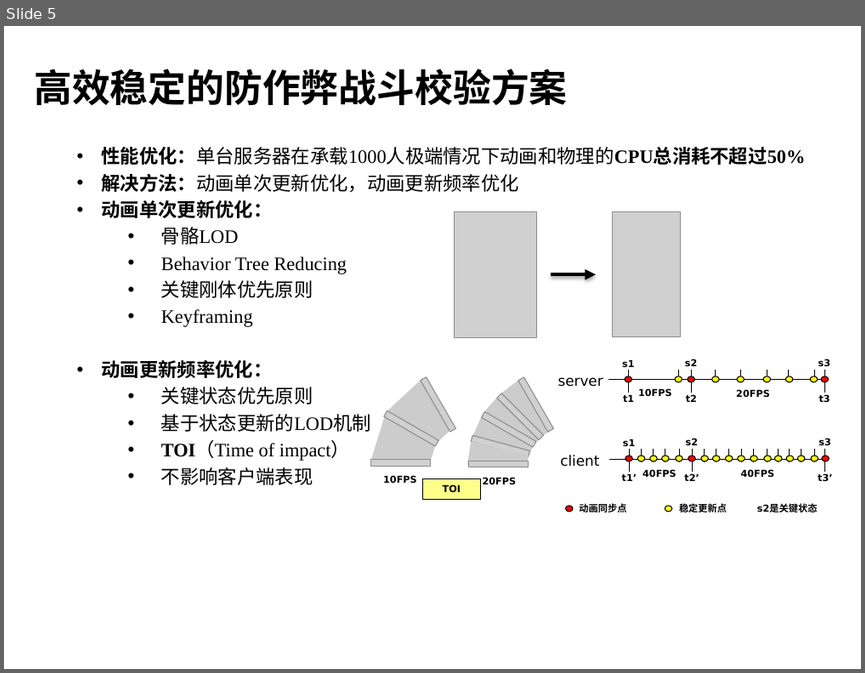
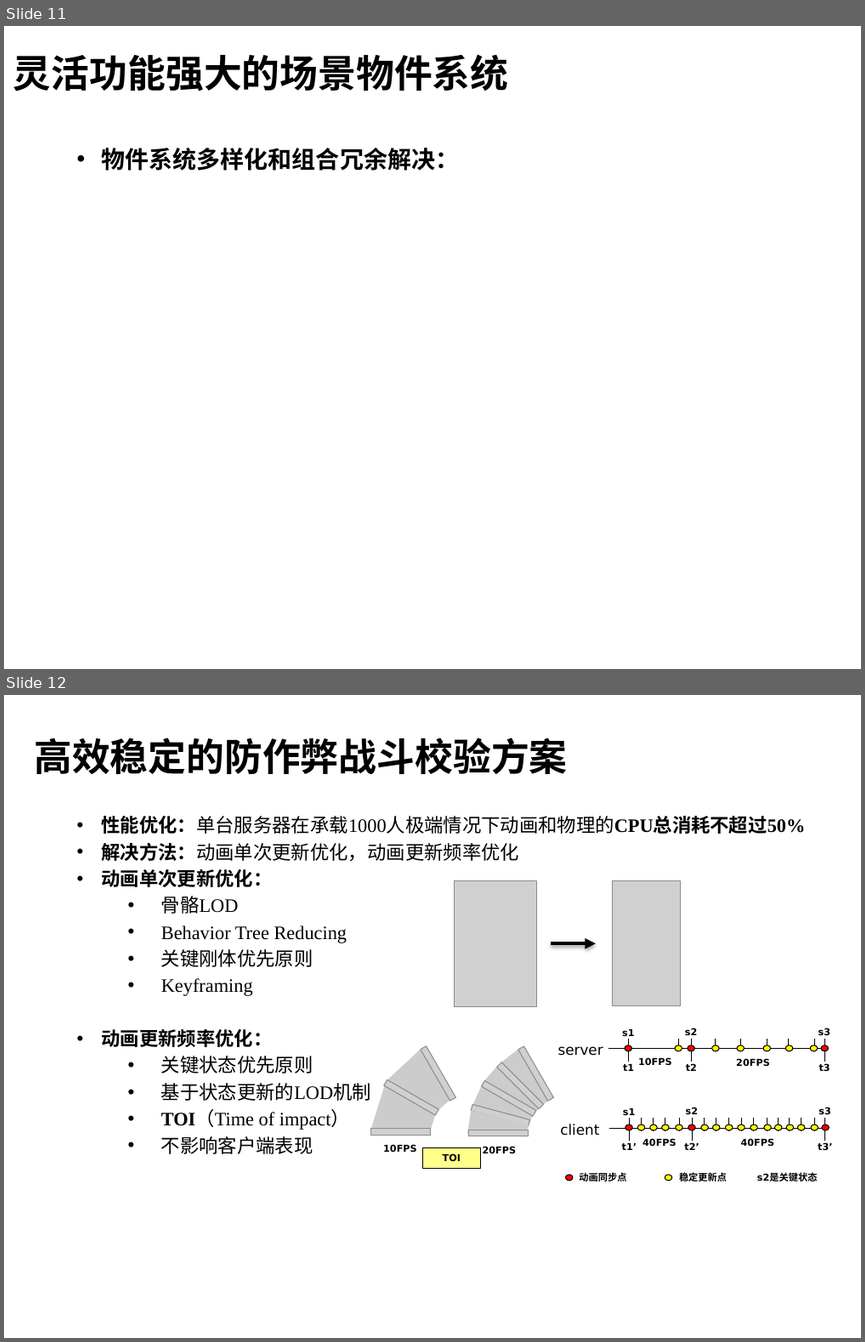
Before and after one commit to henryfung01/StreetFighter, a slide deck: Doc/whitebai.pptx. Shown one above the other, each under a label of ours: slide 5 before the commit, slides 11 and 12 after it. The pictures are 865x673 and 865x1342 pixels, drawn with LibreOffice and Linux fonts; fonts in the diff are those of the drawing; grey boxes stand for pictures; background and template pictures are left out. Boxes give left, top, right and bottom in pixels: in the first picture for what was removed or moved away, otherwise in the second. Text is boxed around its words. In the diff, an @@ line names an element or a change of style, - is before the commit and + after.

```diff
--- a/Doc/whitebai.pptx
+++ b/Doc/whitebai.pptx
@@ slide 11 added at [4, 26, 861, 669], background picture (left out) @@
@@ title added at [13, 54, 509, 91], 32 pt, text #000000, bold @@
+灵活功能强大的场景物件系统
@@ text added at [102, 148, 460, 170], 20 pt, text #000000, bold @@
+• 物件系统多样化和组合冗余解决：
@@ what was slide 5 is now slide 12 @@
```
Also in this commit, not shown: 2 slides changed, 8 other slides added, 2 slides removed, 2 other files.
